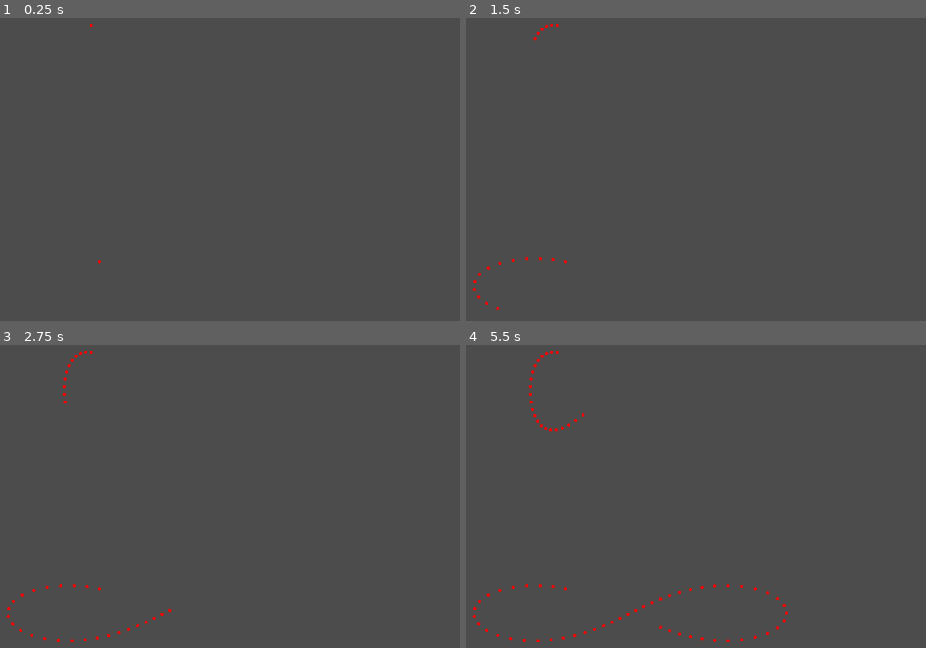
Above: before the commit, frames 1-4 (two rows, left to right).
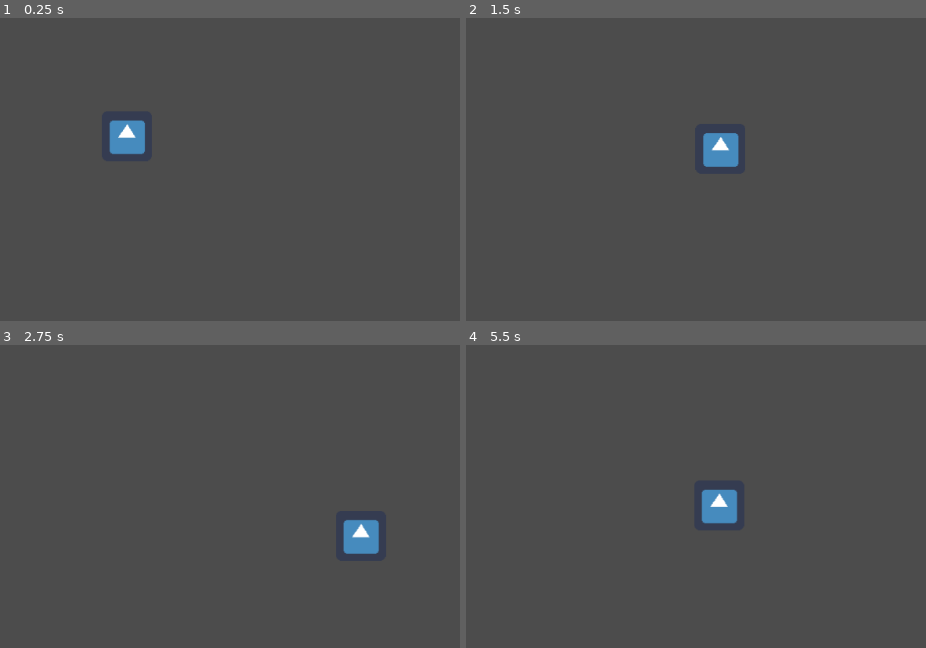
Above: after the commit, the same moments.

Repository: hamdle/Lemniscate-of-Bernoulli-Godot
Game: Godot game, scene res://Node.tscn
Same seed, same stepped clock (60 frames per second), same inputs: the game is played once before the commit and once after it. The engine's default icon, where the game draws it, is replaced by a stand-in: a white triangle on a blue panel in a dark square.
Inputs:
- Up to frame 1 (0.25 s): no input
- Up to frame 2 (1.5 s): no input
- Up to frame 3 (2.75 s): no input
- Up to frame 4 (5.5 s): no input

The runs differ from the first frame. In frame 1, 0.9% of the frame differs, in the area x 19-32%, y 1-82%; in frame 2, 1.0%; in frame 3, 1.2%; in frame 4, 1.5%, in the area x 1-70%, y 1-99%.

Commit message:
Use plot points to move a sprite

Diff:
--- /dev/null
+++ b/Character.tscn
@@ -0,0 +1,22 @@
+[gd_scene load_steps=3 format=2]
+
+[ext_resource path="res://Node.gd" type="Script" id=1]
+[ext_resource path="res://icon.png" type="Texture" id=2]
+
+[node name="Character" type="Node"]
+
+script = ExtResource( 1 )
+
+[node name="Body2D" type="KinematicBody2D" parent="." index="0"]
+
+input_pickable = false
+collision_layer = 1
+collision_mask = 1
+collision/safe_margin = 0.08
+_sections_unfolded = [ "Visibility" ]
+
+[node name="Sprite" type="Sprite" parent="Body2D" index="0"]
+
+position = Vector2( 460.098, 275.16 )
+scale = Vector2( 1, 1 )
+texture = ExtResource( 2 )
--- a/KinematicBody2D.gd
+++ b/KinematicBody2D.gd
@@ -3,30 +3,39 @@
 enum PLOT { Gerono, Bernoulli }
 
 export var plot_type = PLOT.Gerono
-export var speed = 0.25
+export var timer_speed = 0.25
 export var plot_scale = Vector2(100, 100)
+export var from = 0.0
+export var to = 1.0
+export var step = 0.1
 
 var points = Array()
 var drawable_points = Array()
 var count = 0
 
+var move_count = 0
+
 func _ready():
 	# Run plot type
 	if (plot_type == PLOT.Gerono):
-		lemniscate_of_gerono(-4, 4)
+		lemniscate_of_gerono(from, to)
 	elif (plot_type == PLOT.Bernoulli):
-		lemniscate_of_bernoulli(-4, 4)
+		lemniscate_of_bernoulli(from, to)
 
 	# Set timer
-	$Timer.wait_time = speed
+	$Timer.wait_time = timer_speed
+
+func _physics_process(delta):
+	move_and_slide(get_next_vector())
 
 func _process(delta):
 	update()
 	pass
 
 func _draw():
-	for p in drawable_points:
-		draw_circle(p, 2, Color(255,0,0))
+	# for p in drawable_points:
+	#	draw_circle(p, 2, Color(255,0,0))
+	pass
 
 
 func lemniscate_of_gerono(start, end):
@@ -36,9 +45,9 @@
 	while t <= end:
 		new_pos.x = cos(t)
 		new_pos.y = sin(2 * t) / 2
-		print(new_pos * plot_scale)
+		#print(new_pos * plot_scale)
 		points.append(new_pos * plot_scale)
-		t += 0.1
+		t += step
 
 func lemniscate_of_bernoulli(start, end):
 	var new_pos = Vector2()
@@ -48,9 +57,22 @@
 		var scale = 2 / (3 - cos(2 * t))
 		new_pos.x = scale * cos(t)
 		new_pos.y = scale * sin(2 * t) / 2
-		print(new_pos * plot_scale)
+		#print(new_pos * plot_scale)
 		points.append(new_pos * plot_scale)
-		t += 0.1
+		t += step
+
+func get_next_vector():
+	var step1 = points[move_count]
+	var next_move_count = move_count+1
+	if next_move_count >= points.size():
+		move_count = 0
+		next_move_count = 0
+		print("cycle")
+	var step2 = points[next_move_count]
+	move_count += 1
+	var result = step1 - step2
+
+	return result # * Vector2(40, 25)
 
 func _on_Timer_timeout():
 	if count >= points.size():
@@ -59,4 +81,4 @@
 		return
 	drawable_points.append(points[count])
 	count = count + 1
-	print(count)
+	#print(count)
--- /dev/null
+++ b/Node.gd
@@ -0,0 +1,19 @@
+extends Node
+
+var pos = Vector2()
+var pos_scale = Vector2(100, 100)
+
+func _ready():
+	pass
+
+func _process(delta):
+	lemniscate_of_bernoulli(OS.get_unix_time())
+
+func _physics_process(delta):
+	$Body2D.move_and_slide( pos * pos_scale )
+
+func lemniscate_of_bernoulli(time):
+	var t = time
+	var scale = 2 / (3 - cos(2 * t))
+	pos.x = scale * cos(t)
+	pos.y = scale * sin(2 * t) / 2
--- a/Node.tscn
+++ b/Node.tscn
@@ -6,12 +6,9 @@
 
 [node name="KinematicBody2D" parent="." index="0" instance=ExtResource( 1 )]
 
-position = Vector2( 541.821, 151.505 )
-
-[node name="KinematicBody2D2" parent="." index="1" instance=ExtResource( 1 )]
-
-position = Vector2( 569.839, 436.182 )
-scale = Vector2( 1, 1 )
+position = Vector2( 507.821, 278.231 )
 plot_type = 1
-speed = 0.1
-plot_scale = Vector2( 200, 100 )
+timer_speed = 0.02
+plot_scale = Vector2( 12000, 10000 )
+to = 6.3
+step = 0.015
--- a/Plotter.tscn
+++ b/Plotter.tscn
@@ -15,12 +15,14 @@
 "_edit_group_": true
 }
 plot_type = 0
-speed = 0.25
+timer_speed = 0.25
 plot_scale = Vector2( 100, 100 )
+from = 0.0
+to = 1.0
+step = 0.1
 
 [node name="Sprite" type="Sprite" parent="." index="0"]
 
-visible = false
 texture = ExtResource( 2 )
 _sections_unfolded = [ "Visibility" ]
 
